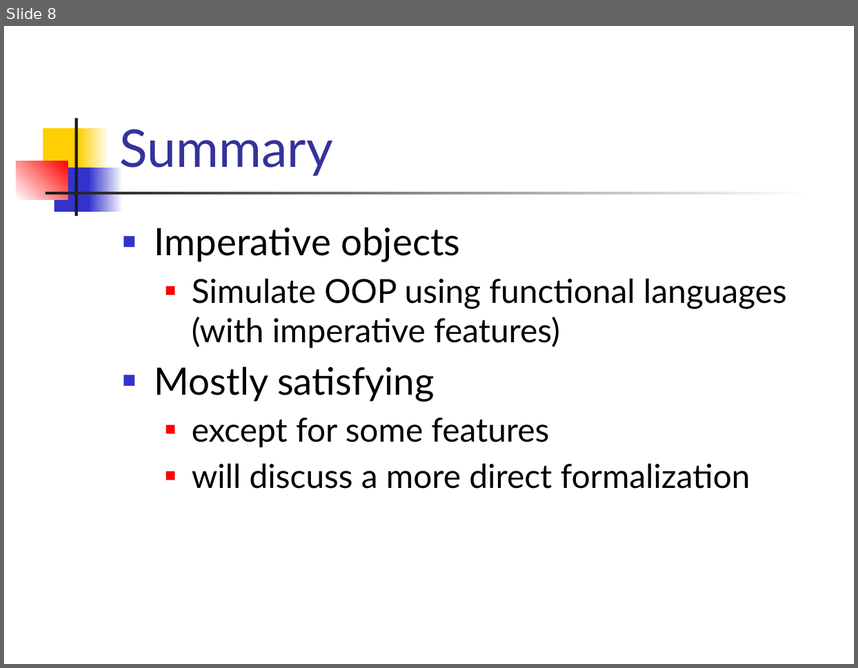
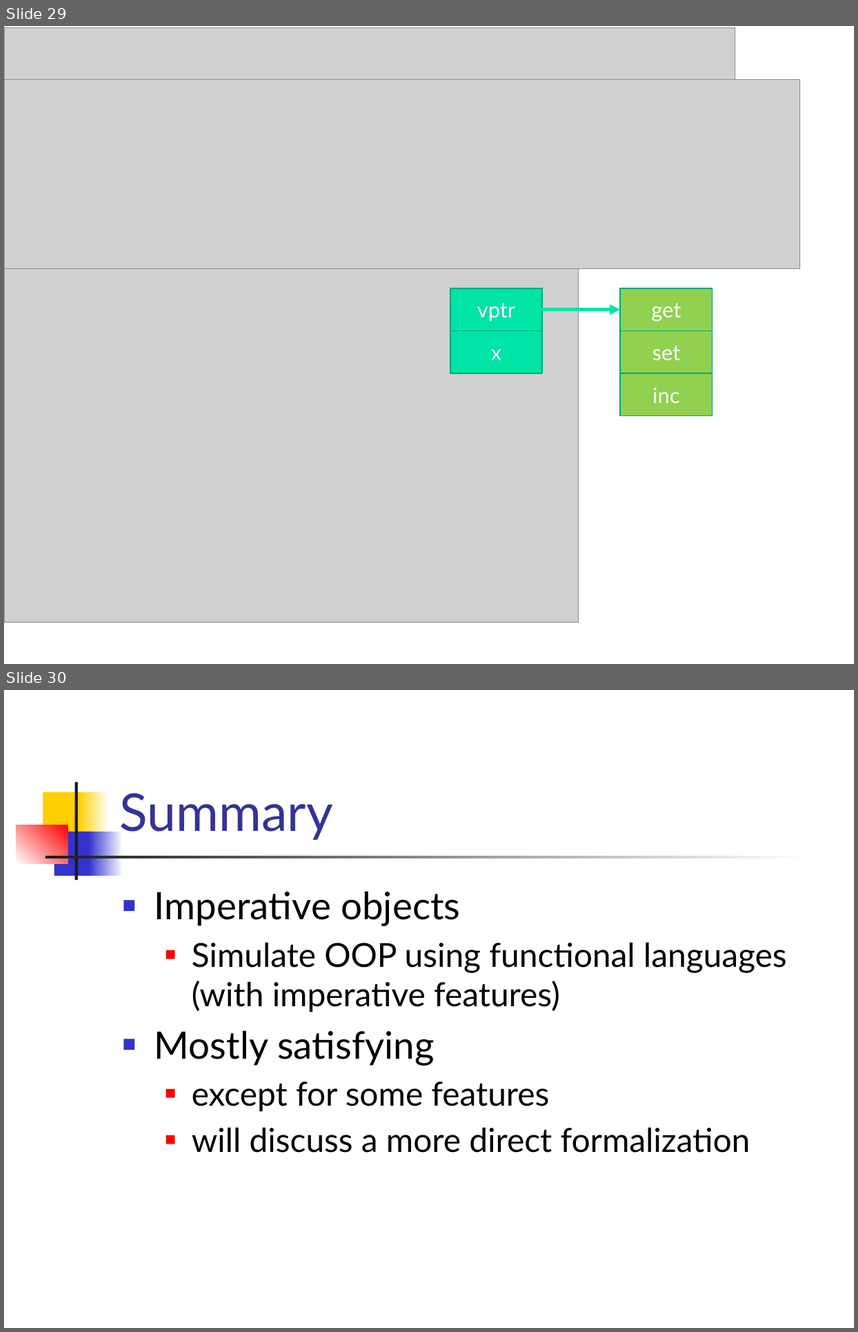
Before and after one commit to csslab-ustc/csslab-ustc.github.io, a slide deck: courses/popl/slides/lec15-imperative-objects.pptx. Shown one above the other, each under a label of ours: slide 8 before the commit, slides 29 and 30 after it. The pictures are 858x668 and 858x1332 pixels, drawn with LibreOffice and Linux fonts; fonts in the diff are those of the drawing; grey boxes stand for pictures. Boxes give left, top, right and bottom in pixels: in the first picture for what was removed or moved away, otherwise in the second. Text is boxed around its words. In the diff, an @@ line names an element or a change of style, - is before the commit and + after.

```diff
--- a/courses/popl/slides/lec15-imperative-objects.pptx
+++ b/courses/popl/slides/lec15-imperative-objects.pptx
@@ slide 29 added at bbox=[4, 26, 854, 664], background #FFFFFF; not listed: 1 template element that a slide beside it also shows @@
@@ picture added at bbox=[4, 27, 735, 80] @@
@@ picture added at bbox=[4, 80, 800, 268] @@
@@ picture added at bbox=[4, 268, 578, 621] @@
@@ rectangle added at bbox=[450, 288, 542, 330], fill #00E4A8, outline #00A97C 1 pt, 18 pt, text #FFFFFF @@
+vptr
@@ rectangle added at bbox=[620, 288, 712, 330], fill #92D050, outline #00A97C 1 pt, 18 pt, text #FFFFFF @@
+get
@@ arrow added from (521, 309) to (620, 309), #00E4A8 3 pt @@
@@ rectangle added at bbox=[450, 330, 542, 373], fill #00E4A8, outline #00A97C 1 pt, 18 pt, text #FFFFFF @@
+x
@@ rectangle added at bbox=[620, 330, 712, 373], fill #92D050, outline #00A97C 1 pt, 18 pt, text #FFFFFF @@
+set
@@ rectangle added at bbox=[620, 373, 712, 415], fill #92D050, outline #00A97C 1 pt, 18 pt, text #FFFFFF @@
+inc
@@ what was slide 8 is now slide 30 @@
```
Also in this commit, not shown: 3 slides changed, 23 other slides added, 2 slides removed, 2 other files.
